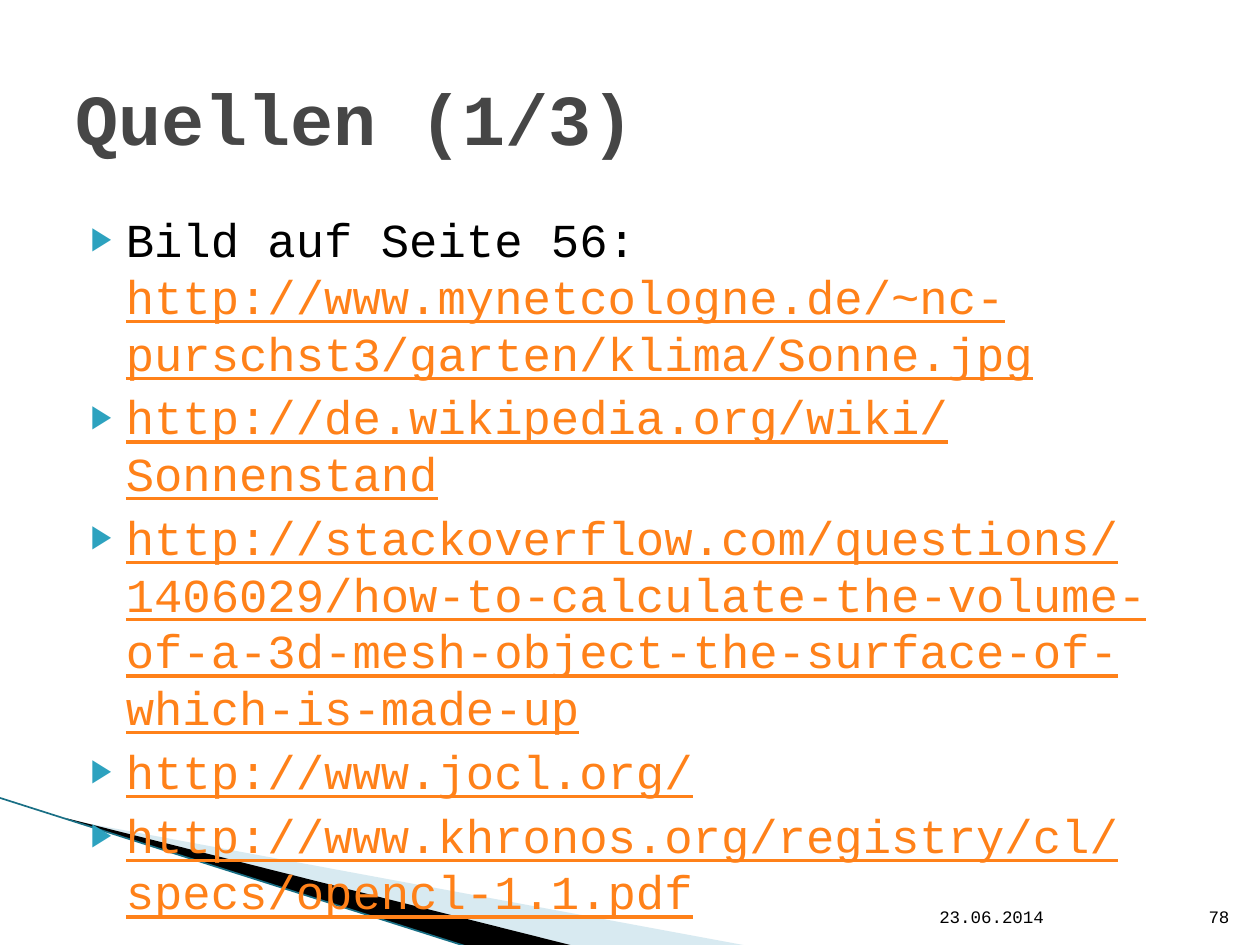
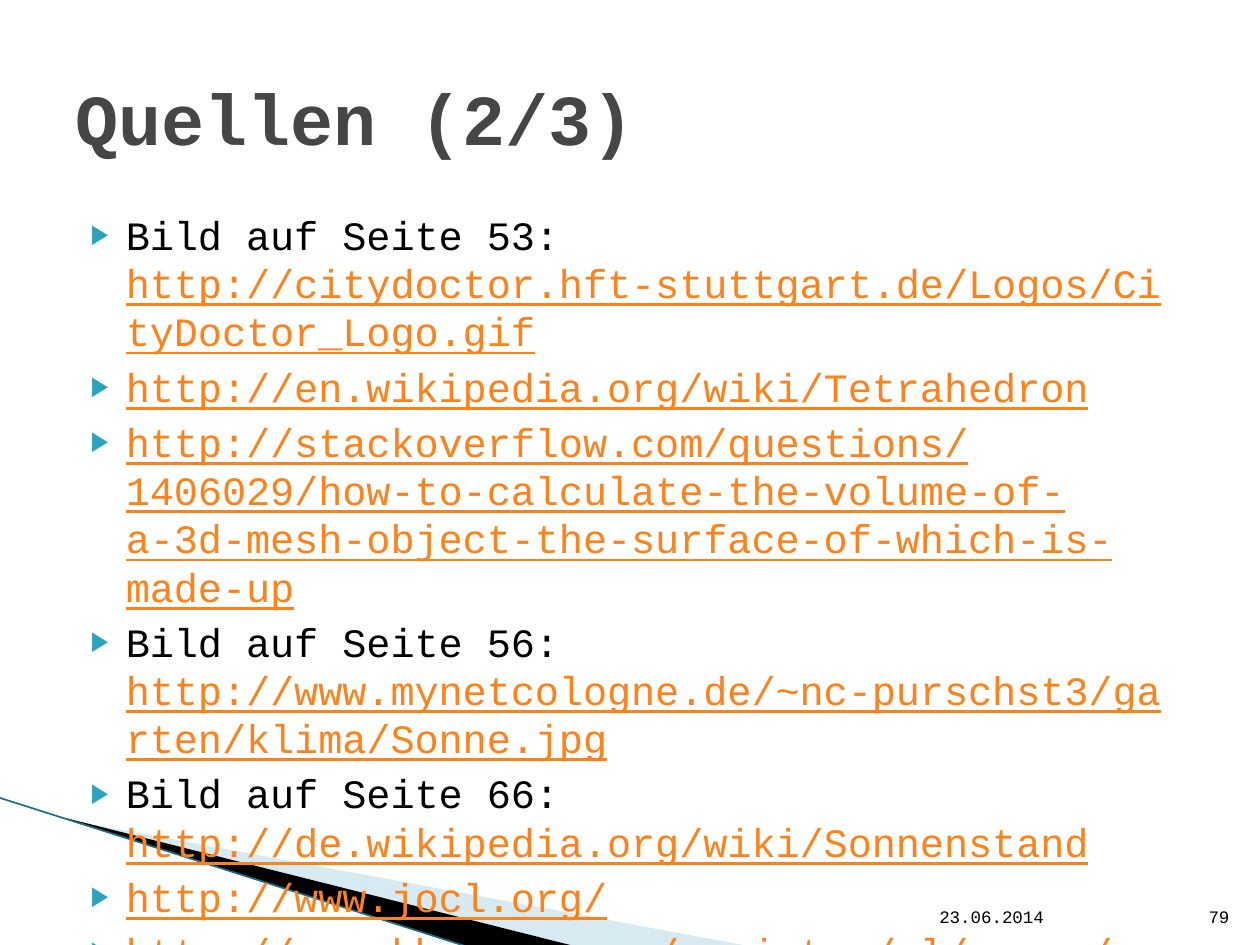
Before and after one commit to hft-swp/stuff, a slide deck: slide 79 of doku/präsentation nicht komplett/vCity-Präsentation.pptx (slide 78 before the commit). Drawn at 1260x945 pixels with LibreOffice and Linux fonts; fonts in the diff are those of the drawing; background and template pictures are left out. Boxes give left, top, right and bottom in pixels: in the first picture for what was removed or moved away, otherwise in the second. Text is boxed around its words. In the diff, an @@ line names an element or a change of style, - is before the commit and + after.

```diff
--- a/doku/präsentation nicht komplett/vCity-Präsentation.pptx
+++ b/doku/präsentation nicht komplett/vCity-Präsentation.pptx
@@ title at <box>75,94,635,160</box>: text changed @@
-Quellen (1/3)
+Quellen (2/3)
@@ text at <box>126,221,1161,611</box>: paragraphs added @@
+▶ Bild auf Seite 53:
+  http://citydoctor.hft-stuttgart.de/Logos/CityDoctor_Logo.gif
+▶ http://en.wikipedia.org/wiki/Tetrahedron
+▶ http://stackoverflow.com/questions/1406029/how-to-calculate-the-volume-of-a-3d-mesh-object-the-surface-of-which-is-made-up
@@ text at <box>126,628,1161,762</box>: size 27 to 22.9 pt in "Bild auf Seite 56: http://www.mynetcologne.de/~nc-purschst3/ ...", "http://www.jocl.org/", "http://www.khronos.org/registry/cl/specs/opencl-1.1.pdf" @@
@@ text at <box>126,779,1089,869</box>: text changed; size 27 to 22.9 pt @@
-▶ http://de.wikipedia.org/wiki/Sonnenstand
-▶ http://stackoverflow.com/questions/1406029/how-to-calculate-the-volume-of-a-3d-mesh-object-the-surface-of-which-is-made-up
+▶ Bild auf Seite 66:
+  http://de.wikipedia.org/wiki/Sonnenstand
@@ page number at <box>1209,911,1230,923</box>: text changed @@
-78
+79
```
Also in this commit, not shown: 4 other slides changed.
